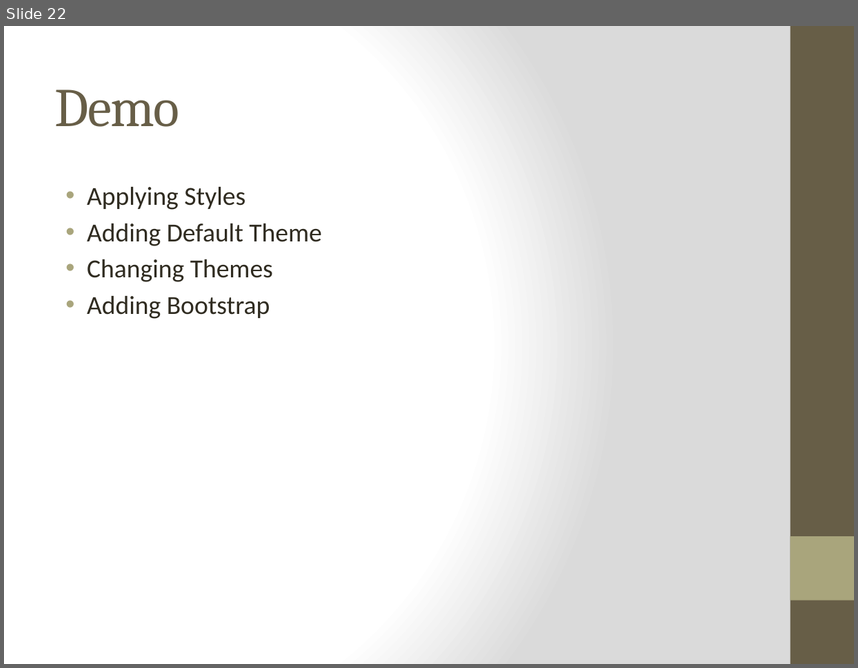
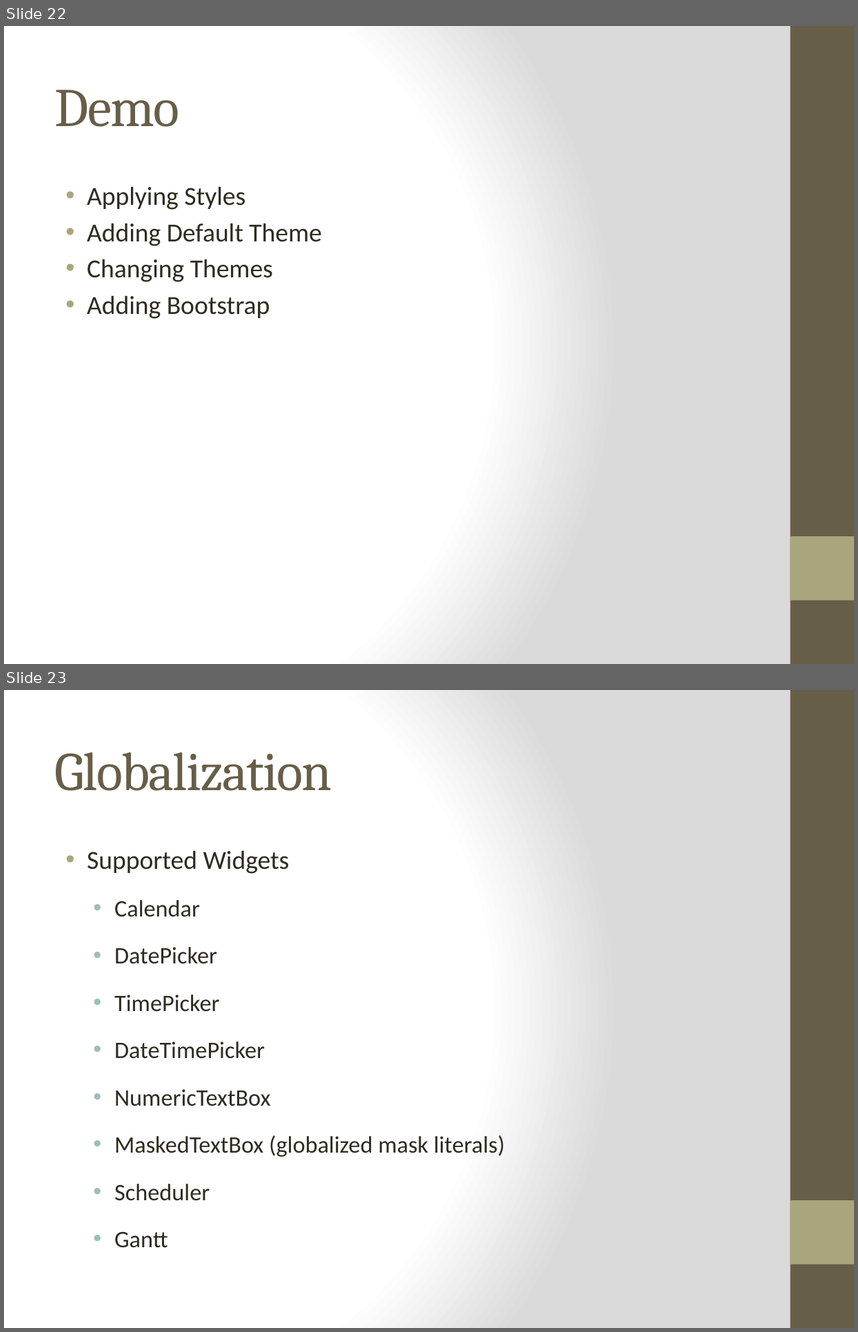
Before and after one commit to amaldevv/kendo-ui, a slide deck: Mar/kendo-ui/src/day 1/Kendo UI - Day 1.pptx. Shown one above the other, each under a label of ours: slide 22 before the commit, slides 22 and 23 after it. The pictures are 858x668 and 858x1332 pixels, drawn with LibreOffice and Linux fonts; fonts in the diff are those of the drawing. Boxes give left, top, right and bottom in pixels: in the first picture for what was removed or moved away, otherwise in the second. Text is boxed around its words. In the diff, an @@ line names an element or a change of style, - is before the commit and + after.

Commit message:
updated ppt, added globalization example

```diff
--- a/Mar/kendo-ui/src/day 1/Kendo UI - Day 1.pptx
+++ b/Mar/kendo-ui/src/day 1/Kendo UI - Day 1.pptx
@@ slide 23 added at (x1=4, y1=690, x2=854, y2=1328), background gradient #FFFFFF to #DADADA; not listed: 2 template elements that a slide beside it also shows @@
@@ title added at (x1=55, y1=752, x2=332, y2=791), 46 pt, text #675E47 @@
+Globalization
@@ text added at (x1=87, y1=851, x2=505, y2=1248), 20 pt, text #2F2B20 @@
+• Supported Widgets
+  • Calendar
+  • DatePicker
+  • TimePicker
+  • DateTimePicker
+  • NumericTextBox
+  • MaskedTextBox (globalized mask literals)
+  • Scheduler
+  • Gantt
```
Also in this commit, not shown: 6 slides changed, 3 other slides added, 9 other files.
